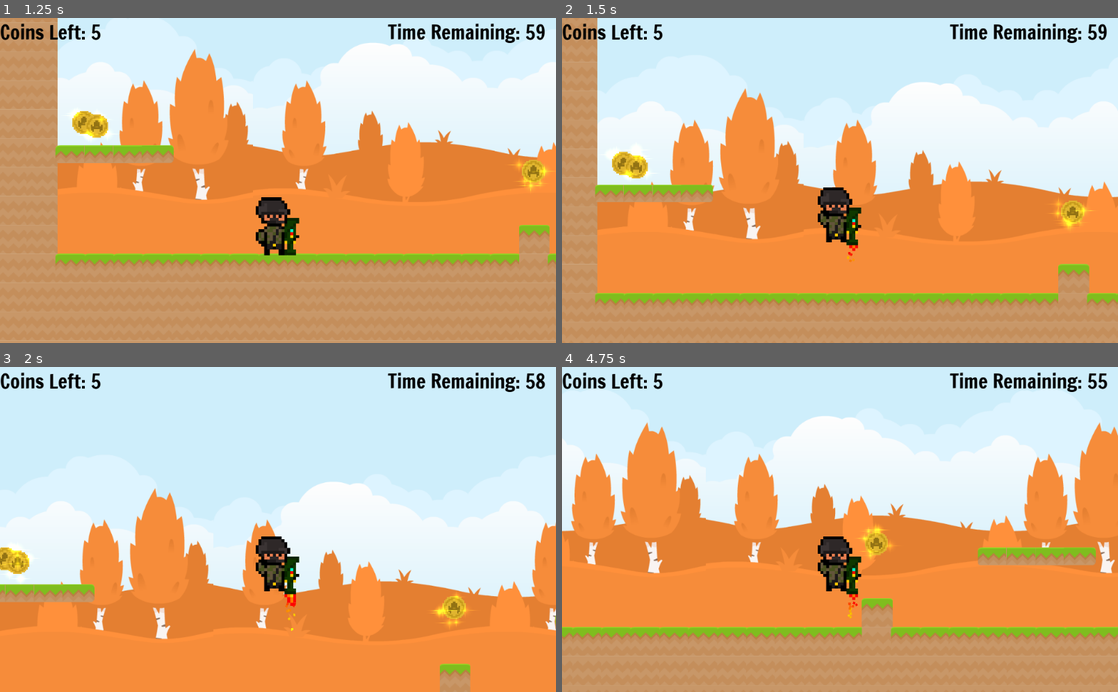
Above: before the commit, frames 1-4 (two rows, left to right).
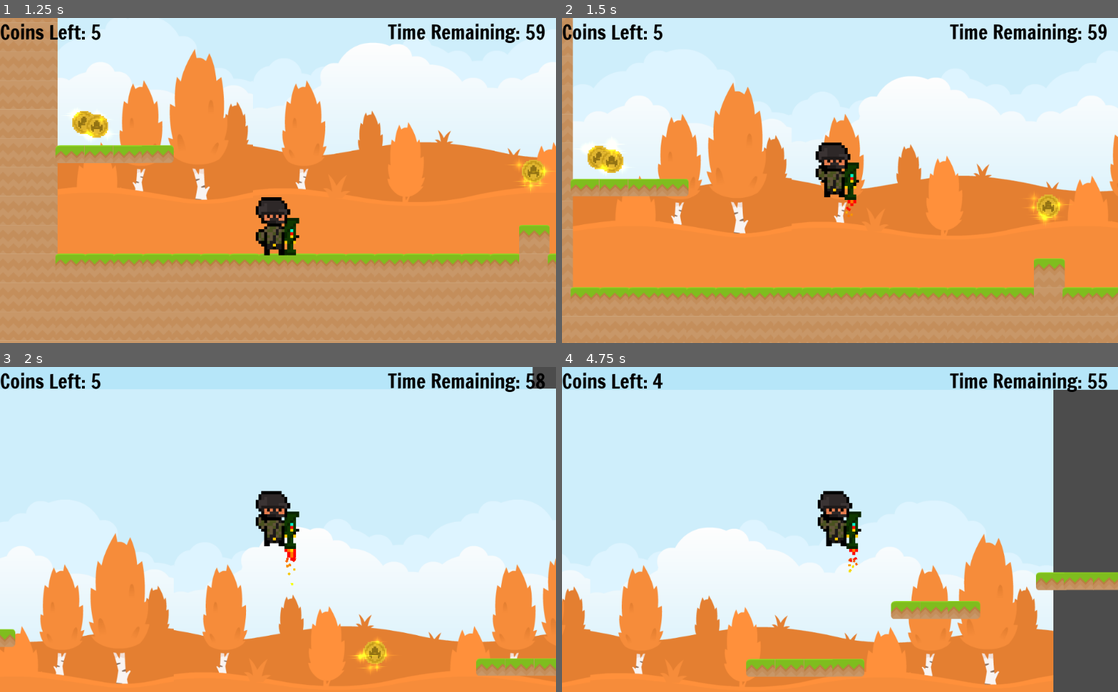
Above: after the commit, the same moments.

Repository: bsu-cs315/P2-ncbarber
Game: Godot game, scene res://src/Title.tscn
Same seed, same stepped clock (60 frames per second), same inputs: the game is played once before the commit and once after it.
Inputs:
- Up to frame 1 (1.25 s): click "Start Game" at 0.5 s
- Up to frame 2 (1.5 s): hold D (right) from 1.28 s (still down); hold Space (rocket_launch) from 1.28 s (still down)
- Up to frame 3 (2 s): keep holding D (right); keep holding Space (rocket_launch); tap W (jump) at 1.52 s
- Up to frame 4 (4.75 s): release Space (rocket_launch) at 2.03 s; tap Space (rocket_launch) at 2.1, 3.6 s; tap W (jump) at 2.27, 3.77, 4.52 s; release D (right) at 2.78 s; hold Left (left) 2.78-3.53 s; hold Space (rocket_launch) 2.78-3.53 s; hold D (right) from 3.53 s (still down); hold Space (rocket_launch) from 4.28 s (still down)

Frame 1 is identical in both runs. In frame 2, 21% of the frame differs, in the area x 0-100%, y 0-92%; in frame 3, 25%; in frame 4, 70%, in the area x 0-100%, y 1-100%.

Commit message:
Finish ScreenShake for rocketjump!

Diff:
--- a/project/src/Character.gd
+++ b/project/src/Character.gd
@@ -8,6 +8,7 @@
 var jumpped := false
 var rocketJumpped := false
 var velocity := Vector2()
+var air_time := 0
 
 
 func _physics_process(delta):
@@ -30,13 +31,18 @@
 
 	_process_animation()
 	velocity.y += gravity * delta
+
+	var collision = move_and_collide(velocity * delta)
+	if !collision and rocketJumpped:
+		$Camera/ScreenShake.start()
+
 	if jumpped and is_on_floor():
 		jumpped = false
 
 	if rocketJumpped and is_on_floor():
 		rocketJumpped = false
 
-	velocity = move_and_slide(velocity, Vector2(0,-1))\
+	velocity = move_and_slide(velocity, Vector2(0,-1))
 
 
 func _process_animation():
--- a/project/src/Character.tscn
+++ b/project/src/Character.tscn
@@ -11,6 +11,7 @@
 [ext_resource path="res://assets/rocket_jump/RocketJump.png" type="Texture" id=9]
 [ext_resource path="res://assets/rocket_jump/RocketJump4.png" type="Texture" id=10]
 [ext_resource path="res://assets/rocket_jump/RocketJump3.png" type="Texture" id=11]
+[ext_resource path="res://src/ScreenShake.tscn" type="PackedScene" id=12]
 
 [sub_resource type="Gradient" id=1]
 colors = PoolColorArray( 1, 0, 0, 1, 0.97168, 1, 0, 1 )
@@ -116,3 +117,5 @@
 offset = Vector2( 0, -100 )
 current = true
 zoom = Vector2( 1.2, 1.2 )
+
+[node name="ScreenShake" parent="Camera" instance=ExtResource( 12 )]
--- a/project/src/ScreenShake.gd
+++ b/project/src/ScreenShake.gd
@@ -7,11 +7,11 @@
 
 onready var camera = get_parent()
 
-func start(duration = 0.2, frequency = 15, amplitude = 16):
-	self.amplitude = amplitude
+func start(_duration = 0.2, _frequency = 15, _amplitude = 16):
+	self.amplitude = _amplitude
 
-	$Duraction.wait_time = duration
-	$Frequency.wait_time = 1 / float(frequency)
+	$Duration.wait_time = _duration
+	$Frequency.wait_time = 1 / float(_frequency)
 	$Duration.start()
 	$Frequency.start()
 
--- a/project/src/ScreenShake.tscn
+++ b/project/src/ScreenShake.tscn
@@ -13,4 +13,4 @@
 one_shot = true
 
 [connection signal="timeout" from="Frequency" to="." method="_on_Frequency_timeout"]
-[connection signal="timeout" from="Duration" to="." method="_on_Duraction_timeout"]
+[connection signal="timeout" from="Duration" to="." method="_on_Duration_timeout"]
Not shown: 1 places in project/src/Character.tscn that only renumber resources
